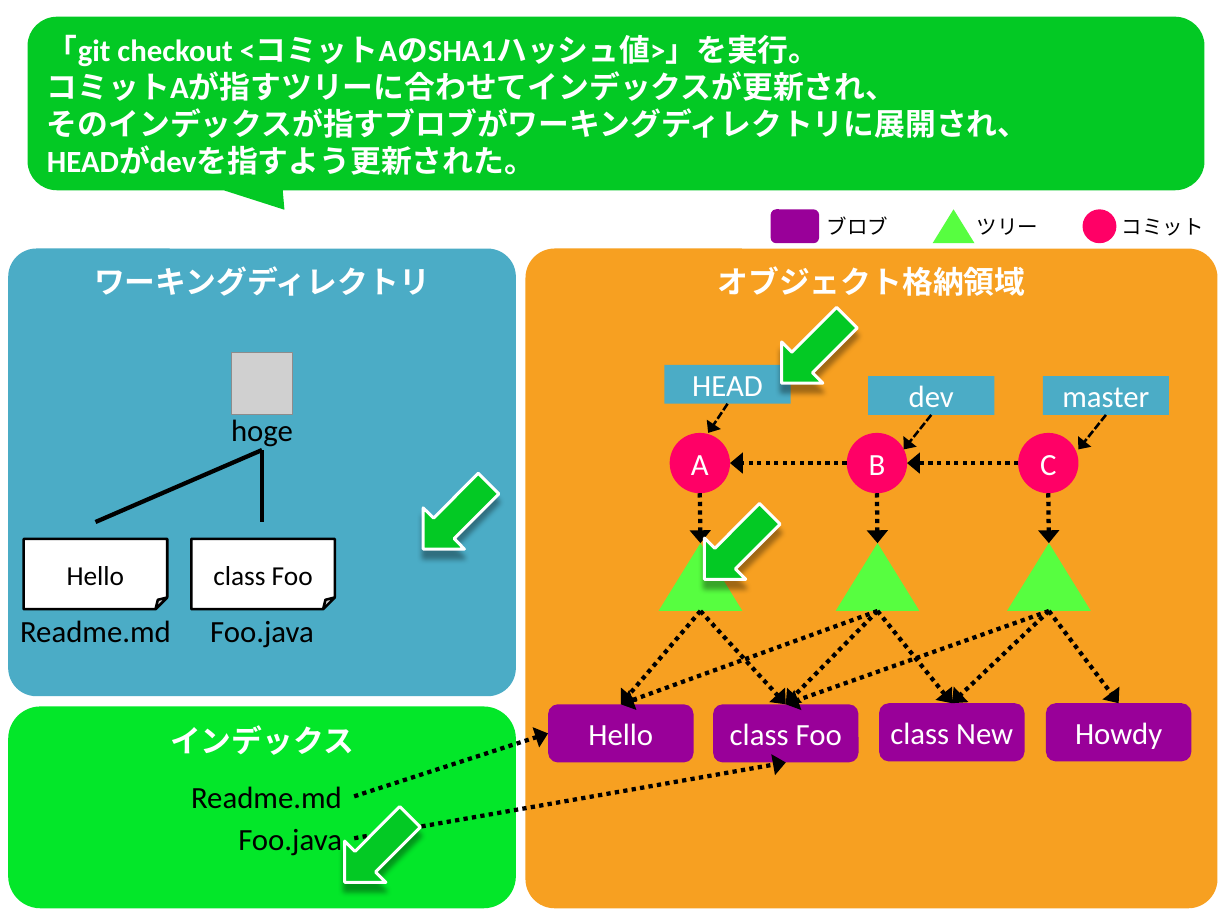
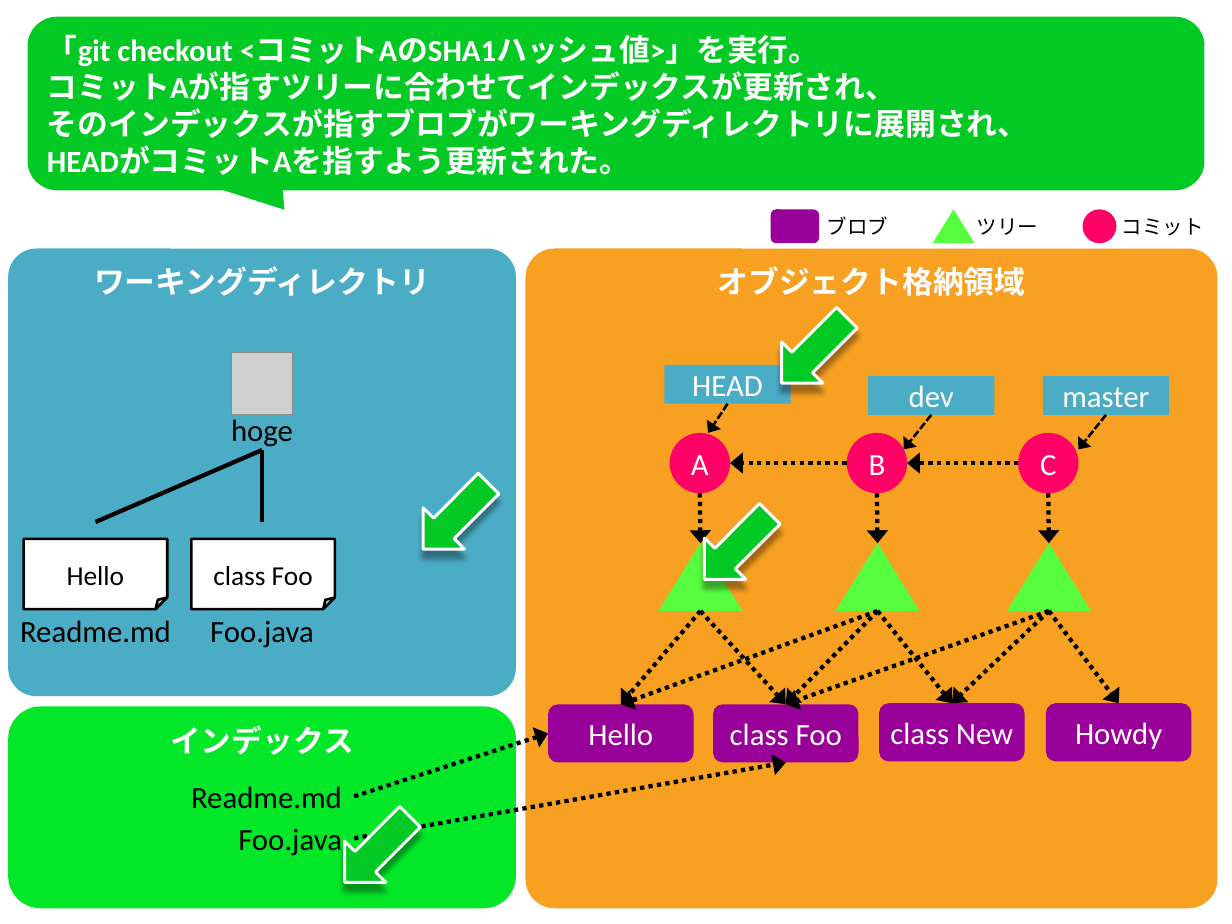
Before and after one commit to kaitoy/blog, a slide deck: slide 9 of docs/images/git-checkout/git_checkout_branch.pptx. Drawn at 1232x924 pixels with LibreOffice and Linux fonts; fonts in the diff are those of the drawing; grey boxes stand for pictures. Boxes give left, top, right and bottom in pixels: in the first picture for what was removed or moved away, otherwise in the second. Text is boxed around its words. In the diff, an @@ line names an element or a change of style, - is before the commit and + after.

Commit message:
Fix a typo in git_checkout_branch slides.

```diff
--- a/docs/images/git-checkout/git_checkout_branch.pptx
+++ b/docs/images/git-checkout/git_checkout_branch.pptx
@@ text in freeform shape at [47,146,631,175]: text changed @@
-HEADがdevを指すよう更新された。
+HEADがコミットAを指すよう更新された。
```
Also in this commit, not shown: 3 other files.
